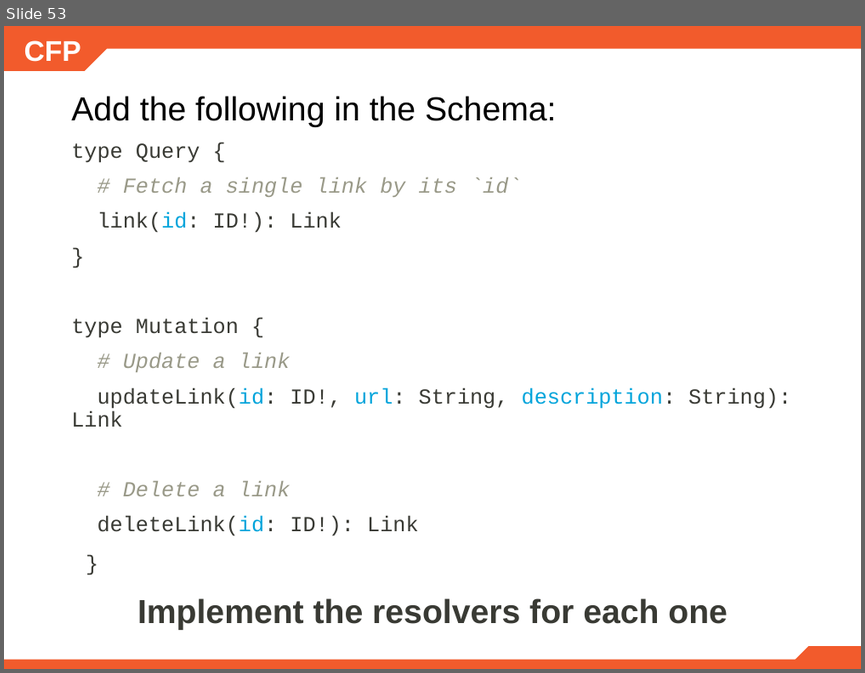
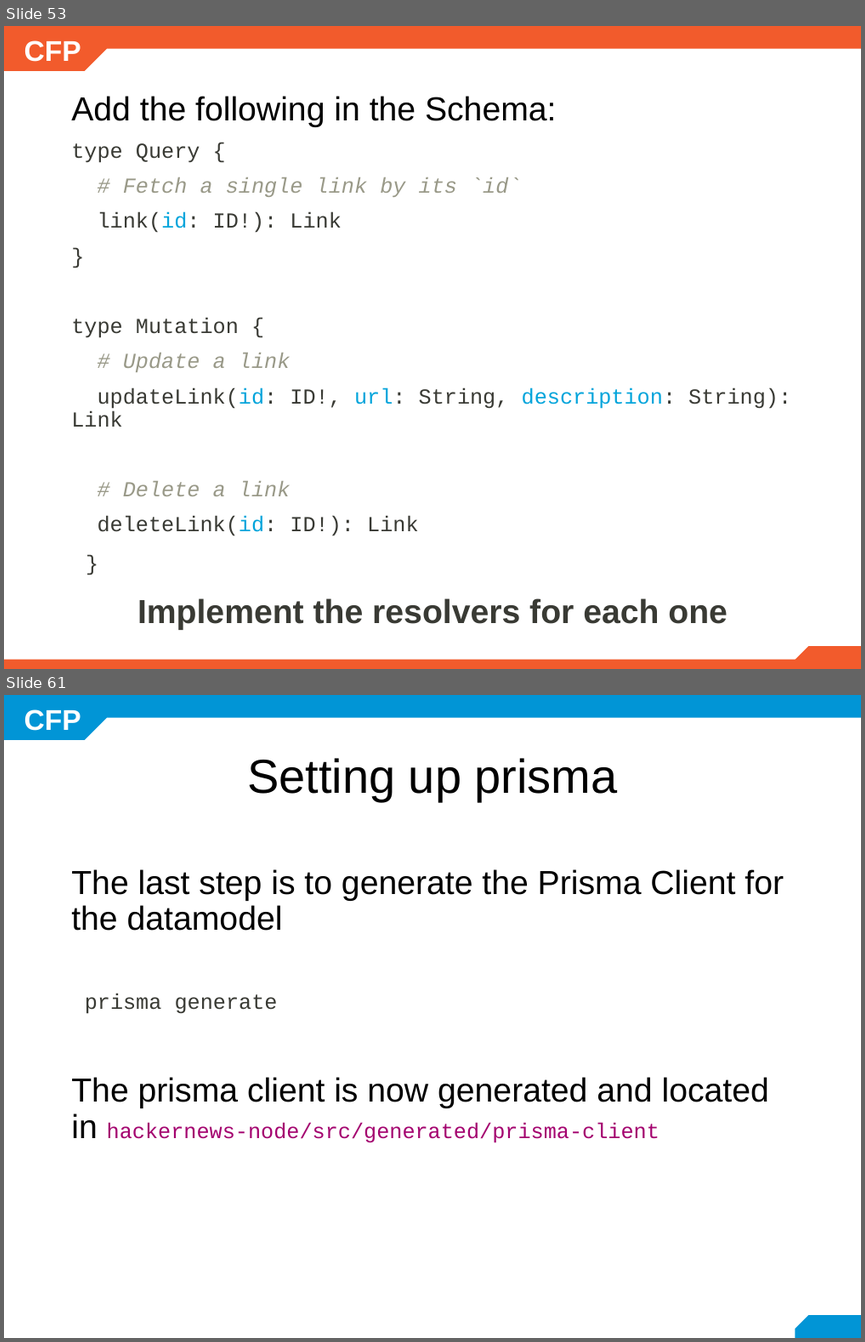
Before and after one commit to mariela21180/cfp-2019, a slide deck: modulo6/6.3.1/- GraphQL.pptx. Shown one above the other, each under a label of ours: slide 53 before the commit, slides 53 and 61 after it; the slides between them are not shown. The pictures are 865x673 and 865x1342 pixels, drawn with LibreOffice and Linux fonts; fonts in the diff are those of the drawing; background and template pictures are left out. Boxes give left, top, right and bottom in pixels: in the first picture for what was removed or moved away, otherwise in the second. Text is boxed around its words. In the diff, an @@ line names an element or a change of style, - is before the commit and + after.

```diff
--- a/modulo6/6.3.1/- GraphQL.pptx
+++ b/modulo6/6.3.1/- GraphQL.pptx
@@ slide 61 added at <box>4,695,861,1338</box>, background #FFFFFF; not listed: 1 template element that a slide beside it also shows @@
@@ snip rect added at <box>4,695,107,740</box>, fill #0195D6 @@
@@ rectangle added at <box>100,695,861,718</box>, fill #0195D6 @@
@@ title added at <box>247,758,618,801</box>, 40 pt, text #000000 @@
+Setting up prisma
@@ text added at <box>71,869,783,1143</box>, 28 pt, text #000000 @@
+The last step is to generate the Prisma Client for the datamodel
+prisma generate
+The prisma client is now generated and located in hackernews-node/src/generated/prisma-client
@@ snip rect added at <box>794,1315,861,1338</box>, fill #0195D6 @@
```
Also in this commit, not shown: 1 slide changed, 38 other slides added, 1 other file.
